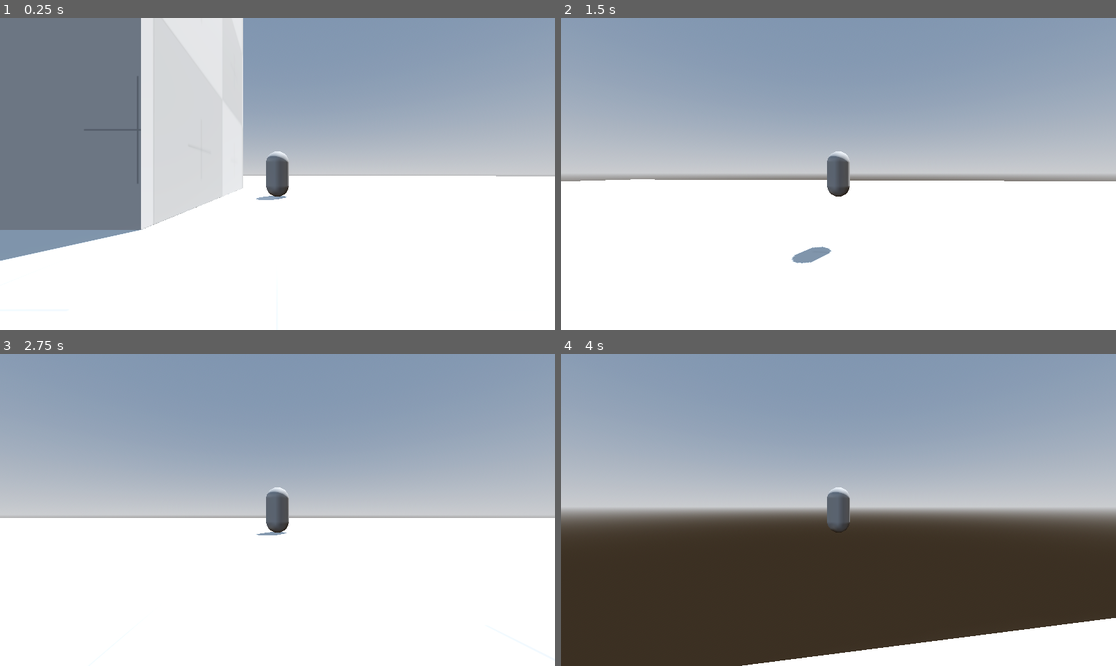
Above: before the commit, frames 1-4 (two rows, left to right).
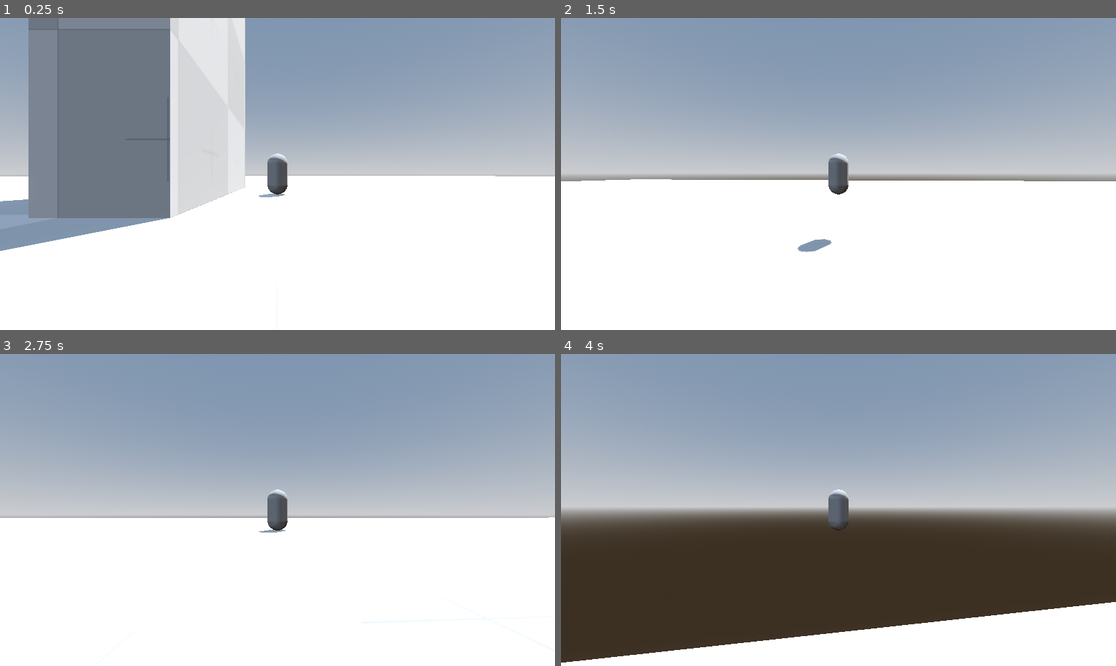
Above: after the commit, the same moments.

Repository: workingSpear/Metapathic
Game: Godot game, scene res://Scenes/test.tscn
Two runs of this game, one before a commit and one after it. Both use one fixed random seed, a clock stepped at 60 frames per second and the inputs below. The project has no main scene, so this scene is started directly.
Inputs (mouse positions are in pixels of both pictures, inside the frame that each line leads up to):
- Up to frame 1 (0.25 s): no input
- Up to frame 2 (1.5 s): tap Enter at 0.5 s; move the mouse to (866, 174) at 0.52 s; hold W (forward) from 0.53 s (still down); tap Shift (dive) at 0.6 s; tap Space (jump) at 0.77 s; move the mouse to (810, 174) at 1.27 s; tap Ctrl (sprint) at 1.35 s
- Up to frame 3 (2.75 s): keep holding W (forward); tap Space (jump) at 1.52 s; move the mouse to (288, 503) at 2.02 s; tap I at 2.1 s
- Up to frame 4 (4 s): keep holding W (forward); tap Space (jump) at 2.75, 3.02, 3.77 s; move the mouse to (832, 516) at 2.77 s; tap Shift (dive) at 2.85 s; move the mouse to (877, 513) at 3.52 s; hold Ctrl (sprint) from 3.53 s (still down)

The runs differ from the first frame. In frame 1, 8.8% of the frame differs, in the area x 0-90%, y 0-78%; in frame 2, 0.5%; in frame 3, 0.2%; in frame 4, 5.7%.

Commit message:
Fix camera colliding with the player

Diff:
--- a/Scenes/player.tscn
+++ b/Scenes/player.tscn
@@ -15,9 +15,6 @@
 
 [sub_resource type="CapsuleMesh" id="CapsuleMesh_8od7v"]
 
-[sub_resource type="SphereShape3D" id="SphereShape3D_lc1oi"]
-radius = 0.07
-
 [node name="Player" type="CharacterBody3D" unique_id=2056012491]
 collision_layer = 2
 script = ExtResource("1_f1ek2")
@@ -30,22 +27,15 @@
 [node name="MeshInstance3D" type="MeshInstance3D" parent="MeshHolder" unique_id=1672008052]
 mesh = SubResource("CapsuleMesh_8od7v")
 
-[node name="PlayerCameraHolder" type="Node3D" parent="." unique_id=358109416 node_paths=PackedStringArray("yaw_node", "pitch_node", "camera")]
+[node name="PlayerCameraHolder" type="Node3D" parent="." unique_id=358109416 node_paths=PackedStringArray("pivot_node", "camera")]
 script = ExtResource("2_tx1dd")
-yaw_node = NodePath("CamYaw")
-pitch_node = NodePath("CamYaw/CamPitch")
-camera = NodePath("CamYaw/CamPitch/SpringArm3D/Camera3D")
+pivot_node = NodePath(".")
+camera = NodePath("SpringArm3D/Camera3D")
 
-[node name="CamYaw" type="Node3D" parent="PlayerCameraHolder" unique_id=749047395]
+[node name="SpringArm3D" type="SpringArm3D" parent="PlayerCameraHolder" unique_id=945672715]
+spring_length = 10.0
 
-[node name="CamPitch" type="Node3D" parent="PlayerCameraHolder/CamYaw" unique_id=1623153408]
-
-[node name="SpringArm3D" type="SpringArm3D" parent="PlayerCameraHolder/CamYaw/CamPitch" unique_id=945672715]
-shape = SubResource("SphereShape3D_lc1oi")
-spring_length = 9.0
-
-[node name="Camera3D" type="Camera3D" parent="PlayerCameraHolder/CamYaw/CamPitch/SpringArm3D" unique_id=1354213438]
-transform = Transform3D(1, 0, 0, 0, 1, 0, 0, 0, 1, 0, 0, 1.4478154)
+[node name="Camera3D" type="Camera3D" parent="PlayerCameraHolder/SpringArm3D" unique_id=1354213438]
 
 [node name="MoveStateMachine" type="Node" parent="." unique_id=564377469 node_paths=PackedStringArray("starting_state")]
 script = ExtResource("3_gymyn")
--- a/Scripts/Player/player_camera_controller.gd
+++ b/Scripts/Player/player_camera_controller.gd
@@ -3,8 +3,7 @@
 
 signal set_cam_rotation(cam_rotation: float)
 
-@export var yaw_node: Node3D
-@export var pitch_node: Node3D
+@export var pivot_node: Node3D
 @export var camera: Camera3D
 @export var yaw_accel: float = 15
 @export var pitch_accel: float = 15
@@ -27,10 +26,10 @@
 func _physics_process(delta: float) -> void:
 	pitch = clamp(pitch, pitch_min, pitch_max)
 
-	yaw_node.rotation_degrees.y = lerp(yaw_node.rotation_degrees.y, yaw, yaw_accel * delta)
-	pitch_node.rotation_degrees.x = lerp(pitch_node.rotation_degrees.x, pitch, pitch_accel * delta)
+	pivot_node.rotation_degrees.y = lerp(pivot_node.rotation_degrees.y, yaw, yaw_accel * delta)
+	pivot_node.rotation_degrees.x = lerp(pivot_node.rotation_degrees.x, pitch, pitch_accel * delta)
 
-	set_cam_rotation.emit(yaw_node.rotation.y)
+	set_cam_rotation.emit(pivot_node.rotation.y)
 
 
 func _input(event: InputEvent) -> void:
